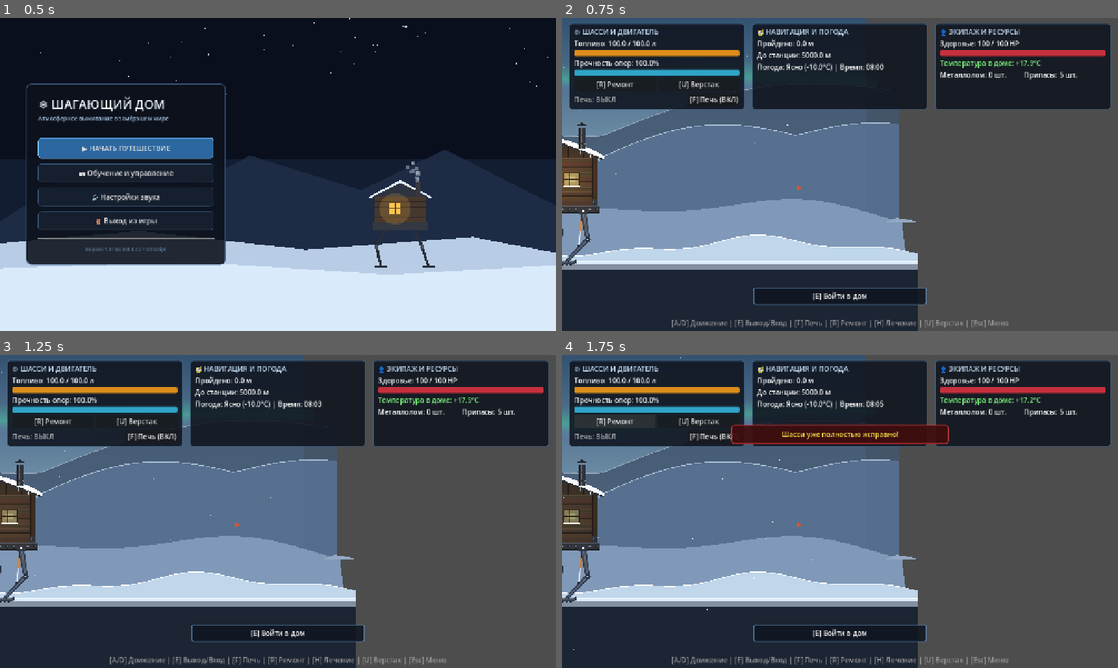
Above: before the commit, frames 1-4 (two rows, left to right).
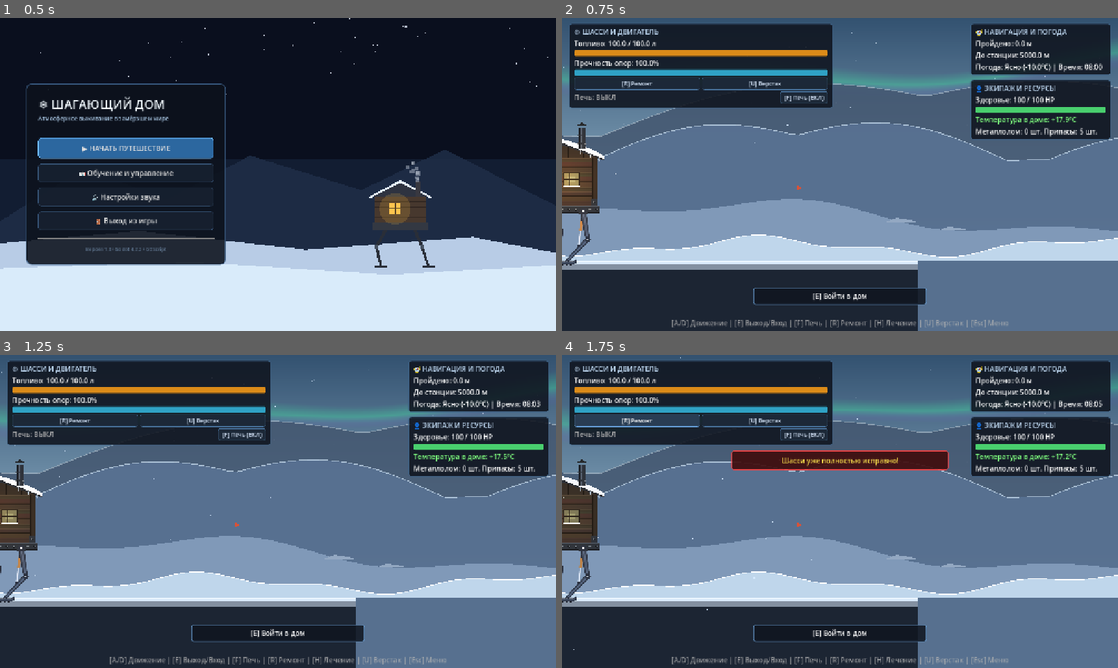
Above: after the commit, the same moments.

Repository: xsitraxs/walking-house
Game: Godot game, scene res://scenes/ui/MainMenu.tscn
Two runs of this game, one before a commit and one after it. Both use one fixed random seed, a clock stepped at 60 frames per second and the inputs below.
Inputs:
- Up to frame 1 (0.5 s): no input
- Up to frame 2 (0.75 s): click "▶ НАЧАТЬ ПУТЕШЕСТВИЕ" at 0.5 s
- Up to frame 3 (1.25 s): no input
- Up to frame 4 (1.75 s): click "[R] Ремонт" at 1.25 s

Frame 1 is identical in both runs. In frame 2, 40% of the frame differs, in the area x 0-100%, y 0-100%; in frame 3, 40%; in frame 4, 43%.

Commit message:
fix(ui): переработан HUD — раскладка 2 колонки, читаемые бары, тёмные кнопки
- HUD: три равные панели -> две колонки (механика слева, экипаж и
  навигация справа); TopMargin больше не обрезает строку печи
- HealthBar: цвет fill зависит от уровня HP (зелёный/жёлтый/красный)
  вместо постоянного красного при 100 HP
- кнопки [R]/[U]/[F]: кастомные stylebox normal/hover/pressed/disabled
  вместо дефолтной светлой темы Godot на тёмных панелях
- прогресс-бары: добавлена подложка (background), пустая часть больше
  не сливается с панелью
- _build_procedural_ui приведён в соответствие с новой сценой
- AlertBanner сдвинут под панели (y 160 -> 220), чтобы не перекрывать
  левую колонку
- параллакс-слои: окно отрисовки +-750 -> +-1400 px, справа больше не
  проступает серый clear color окна
- задан environment/defaults/default_clear_color под цвет неба

Co-authored-by: arena-agent <297053741+arena-agent@users.noreply.github.com>

Diff:
--- a/project.godot
+++ b/project.godot
@@ -24,6 +24,7 @@
 renderer/rendering_method="gl_compatibility"
 renderer/rendering_method.mobile="gl_compatibility"
 textures/canvas_textures/default_texture_filter=1
+environment/defaults/default_clear_color=Color(0.34, 0.44, 0.56, 1)
 
 [autoload]
 
--- a/scenes/ui/HUD.tscn
+++ b/scenes/ui/HUD.tscn
@@ -54,8 +54,9 @@
 [node name="TopMargin" type="MarginContainer" parent="RootControl"]
 layout_mode = 1
 anchors_preset = 10
-anchor_right = 1.0
-offset_bottom = 130.0
+anchor_right = 0.0
+offset_right = 640.0
+offset_bottom = 208.0
 grow_horizontal = 2
 theme_override_constants/margin_left = 16
 theme_override_constants/margin_top = 12
@@ -66,6 +67,7 @@
 theme_override_constants/separation = 16
 
 [node name="HousePanel" type="PanelContainer" parent="RootControl/TopMargin/MainHBox"]
+custom_minimum_size = Vector2(300, 0)
 layout_mode = 2
 size_flags_horizontal = 3
 theme_override_styles/panel = SubResource("StyleBoxFlat_frosted")
@@ -132,73 +134,91 @@
 layout_mode = 2
 text = "[F] Печь"
 
-[node name="NavPanel" type="PanelContainer" parent="RootControl/TopMargin/MainHBox"]
+[node name="SideMargin" type="MarginContainer" parent="RootControl"]
+layout_mode = 1
+anchors_preset = 1
+anchor_left = 1.0
+anchor_right = 1.0
+offset_left = -340.0
+offset_top = 12.0
+offset_bottom = 208.0
+grow_horizontal = 0
+theme_override_constants/margin_left = 0
+theme_override_constants/margin_top = 0
+theme_override_constants/margin_right = 16
+theme_override_constants/margin_bottom = 0
+
+[node name="SideVBox" type="VBoxContainer" parent="RootControl/SideMargin"]
+layout_mode = 2
+theme_override_constants/separation = 10
+
+[node name="NavPanel" type="PanelContainer" parent="RootControl/SideMargin/SideVBox"]
 layout_mode = 2
 size_flags_horizontal = 3
 theme_override_styles/panel = SubResource("StyleBoxFlat_frosted")
 
-[node name="VBox" type="VBoxContainer" parent="RootControl/TopMargin/MainHBox/NavPanel"]
+[node name="VBox" type="VBoxContainer" parent="RootControl/SideMargin/SideVBox/NavPanel"]
 layout_mode = 2
 theme_override_constants/separation = 4
 
-[node name="Title" type="Label" parent="RootControl/TopMargin/MainHBox/NavPanel/VBox"]
+[node name="Title" type="Label" parent="RootControl/SideMargin/SideVBox/NavPanel/VBox"]
 modulate = Color(0.75, 0.85, 0.95, 1)
 layout_mode = 2
 text = "🧭 НАВИГАЦИЯ И ПОГОДА"
 
-[node name="DistTraveledLabel" type="Label" parent="RootControl/TopMargin/MainHBox/NavPanel/VBox"]
+[node name="DistTraveledLabel" type="Label" parent="RootControl/SideMargin/SideVBox/NavPanel/VBox"]
 layout_mode = 2
 text = "Пройдено: 0.0 м"
 
-[node name="DistRemainingLabel" type="Label" parent="RootControl/TopMargin/MainHBox/NavPanel/VBox"]
+[node name="DistRemainingLabel" type="Label" parent="RootControl/SideMargin/SideVBox/NavPanel/VBox"]
 layout_mode = 2
 text = "До станции: 5000.0 м"
 
-[node name="WeatherLabel" type="Label" parent="RootControl/TopMargin/MainHBox/NavPanel/VBox"]
+[node name="WeatherLabel" type="Label" parent="RootControl/SideMargin/SideVBox/NavPanel/VBox"]
 layout_mode = 2
 text = "Погода: Ясно (-15.0°C)"
 
-[node name="CrewPanel" type="PanelContainer" parent="RootControl/TopMargin/MainHBox"]
+[node name="CrewPanel" type="PanelContainer" parent="RootControl/SideMargin/SideVBox"]
 layout_mode = 2
 size_flags_horizontal = 3
 theme_override_styles/panel = SubResource("StyleBoxFlat_frosted")
 
-[node name="VBox" type="VBoxContainer" parent="RootControl/TopMargin/MainHBox/CrewPanel"]
+[node name="VBox" type="VBoxContainer" parent="RootControl/SideMargin/SideVBox/CrewPanel"]
 layout_mode = 2
 theme_override_constants/separation = 4
 
-[node name="Title" type="Label" parent="RootControl/TopMargin/MainHBox/CrewPanel/VBox"]
+[node name="Title" type="Label" parent="RootControl/SideMargin/SideVBox/CrewPanel/VBox"]
 modulate = Color(0.75, 0.85, 0.95, 1)
 layout_mode = 2
 text = "👤 ЭКИПАЖ И РЕСУРСЫ"
 
-[node name="HealthContainer" type="VBoxContainer" parent="RootControl/TopMargin/MainHBox/CrewPanel/VBox"]
-layout_mode = 2
-
-[node name="HealthLabel" type="Label" parent="RootControl/TopMargin/MainHBox/CrewPanel/VBox/HealthContainer"]
+[node name="HealthContainer" type="VBoxContainer" parent="RootControl/SideMargin/SideVBox/CrewPanel/VBox"]
+layout_mode = 2
+
+[node name="HealthLabel" type="Label" parent="RootControl/SideMargin/SideVBox/CrewPanel/VBox/HealthContainer"]
 layout_mode = 2
 text = "Здоровье: 100 / 100 HP"
 
-[node name="HealthBar" type="ProgressBar" parent="RootControl/TopMargin/MainHBox/CrewPanel/VBox"]
+[node name="HealthBar" type="ProgressBar" parent="RootControl/SideMargin/SideVBox/CrewPanel/VBox"]
 custom_minimum_size = Vector2(0, 14)
 layout_mode = 2
 theme_override_styles/fill = SubResource("StyleBoxFlat_health")
 value = 100.0
 show_percentage = false
 
-[node name="CabinTempLabel" type="Label" parent="RootControl/TopMargin/MainHBox/CrewPanel/VBox"]
+[node name="CabinTempLabel" type="Label" parent="RootControl/SideMargin/SideVBox/CrewPanel/VBox"]
 layout_mode = 2
 text = "Температура в доме: +18.0°C"
 
-[node name="ResHBox" type="HBoxContainer" parent="RootControl/TopMargin/MainHBox/CrewPanel/VBox"]
-layout_mode = 2
-
-[node name="ScrapLabel" type="Label" parent="RootControl/TopMargin/MainHBox/CrewPanel/VBox/ResHBox"]
+[node name="ResHBox" type="HBoxContainer" parent="RootControl/SideMargin/SideVBox/CrewPanel/VBox"]
+layout_mode = 2
+
+[node name="ScrapLabel" type="Label" parent="RootControl/SideMargin/SideVBox/CrewPanel/VBox/ResHBox"]
 layout_mode = 2
 size_flags_horizontal = 3
 text = "Металлолом: 0 шт."
 
-[node name="SuppliesLabel" type="Label" parent="RootControl/TopMargin/MainHBox/CrewPanel/VBox/ResHBox"]
+[node name="SuppliesLabel" type="Label" parent="RootControl/SideMargin/SideVBox/CrewPanel/VBox/ResHBox"]
 layout_mode = 2
 size_flags_horizontal = 3
 text = "Припасы: 5 шт."
@@ -210,9 +230,9 @@
 anchor_left = 0.5
 anchor_right = 0.5
 offset_left = -250.0
-offset_top = 160.0
+offset_top = 220.0
 offset_right = 250.0
-offset_bottom = 205.0
+offset_bottom = 265.0
 grow_horizontal = 2
 
 [node name="AlertLabel" type="Label" parent="RootControl/AlertBanner"]
--- a/scripts/ui/HUD.gd
+++ b/scripts/ui/HUD.gd
@@ -14,27 +14,27 @@
 @onready var fuel_bar: ProgressBar = get_node_or_null("RootControl/TopMargin/MainHBox/HousePanel/VBox/FuelContainer/FuelBar")
 
 # Indicator 2: Металлолом
-@onready var scrap_label: Label = get_node_or_null("RootControl/TopMargin/MainHBox/CrewPanel/VBox/ResHBox/ScrapLabel")
+@onready var scrap_label: Label = get_node_or_null("RootControl/SideMargin/SideVBox/CrewPanel/VBox/ResHBox/ScrapLabel")
 
 # Indicator 3: Припасы
-@onready var supplies_label: Label = get_node_or_null("RootControl/TopMargin/MainHBox/CrewPanel/VBox/ResHBox/SuppliesLabel")
+@onready var supplies_label: Label = get_node_or_null("RootControl/SideMargin/SideVBox/CrewPanel/VBox/ResHBox/SuppliesLabel")
 
 # Indicator 4: Прочность опор
 @onready var legs_label: Label = get_node_or_null("RootControl/TopMargin/MainHBox/HousePanel/VBox/LegsContainer/LegsLabel")
 @onready var legs_bar: ProgressBar = get_node_or_null("RootControl/TopMargin/MainHBox/HousePanel/VBox/LegsContainer/LegsBar")
 
 # Indicator 5: Температура в доме
-@onready var cabin_temp_label: Label = get_node_or_null("RootControl/TopMargin/MainHBox/CrewPanel/VBox/CabinTempLabel")
+@onready var cabin_temp_label: Label = get_node_or_null("RootControl/SideMargin/SideVBox/CrewPanel/VBox/CabinTempLabel")
 
 # Indicator 6: Здоровье
-@onready var health_label: Label = get_node_or_null("RootControl/TopMargin/MainHBox/CrewPanel/VBox/HealthContainer/HealthLabel")
-@onready var health_bar: ProgressBar = get_node_or_null("RootControl/TopMargin/MainHBox/CrewPanel/VBox/HealthBar")
+@onready var health_label: Label = get_node_or_null("RootControl/SideMargin/SideVBox/CrewPanel/VBox/HealthContainer/HealthLabel")
+@onready var health_bar: ProgressBar = get_node_or_null("RootControl/SideMargin/SideVBox/CrewPanel/VBox/HealthBar")
 
 # Indicator 7: Пройдено (м)
-@onready var distance_traveled_label: Label = get_node_or_null("RootControl/TopMargin/MainHBox/NavPanel/VBox/DistTraveledLabel")
+@onready var distance_traveled_label: Label = get_node_or_null("RootControl/SideMargin/SideVBox/NavPanel/VBox/DistTraveledLabel")
 
 # Indicator 8: До станции (м)
-@onready var distance_remaining_label: Label = get_node_or_null("RootControl/TopMargin/MainHBox/NavPanel/VBox/DistRemainingLabel")
+@onready var distance_remaining_label: Label = get_node_or_null("RootControl/SideMargin/SideVBox/NavPanel/VBox/DistRemainingLabel")
 
 # Indicator 9: Печь (ВКЛ/ВЫКЛ)
 @onready var stove_label: Label = get_node_or_null("RootControl/TopMargin/MainHBox/HousePanel/VBox/StoveContainer/StoveLabel")
@@ -45,7 +45,7 @@
 @onready var upgrades_button: Button = get_node_or_null("RootControl/TopMargin/MainHBox/HousePanel/VBox/MaintenanceHBox/UpgradesButton")
 
 # Indicator 10: Погода
-@onready var weather_label: Label = get_node_or_null("RootControl/TopMargin/MainHBox/NavPanel/VBox/WeatherLabel")
+@onready var weather_label: Label = get_node_or_null("RootControl/SideMargin/SideVBox/NavPanel/VBox/WeatherLabel")
 
 # Supplementary UI Elements
 @onready var alert_banner: PanelContainer = get_node_or_null("RootControl/AlertBanner")
@@ -91,33 +91,33 @@
 	if fuel_bar == null:
 		fuel_bar = get_node_or_null("RootControl/TopMargin/MainHBox/HousePanel/VBox/FuelContainer/FuelBar")
 	if scrap_label == null:
-		scrap_label = get_node_or_null("RootControl/TopMargin/MainHBox/CrewPanel/VBox/ResHBox/ScrapLabel")
+		scrap_label = get_node_or_null("RootControl/SideMargin/SideVBox/CrewPanel/VBox/ResHBox/ScrapLabel")
 		if scrap_label == null:
-			scrap_label = get_node_or_null("RootControl/TopMargin/MainHBox/CrewPanel/VBox/ScrapLabel")
+			scrap_label = get_node_or_null("RootControl/SideMargin/SideVBox/CrewPanel/VBox/ScrapLabel")
 	if supplies_label == null:
-		supplies_label = get_node_or_null("RootControl/TopMargin/MainHBox/CrewPanel/VBox/ResHBox/SuppliesLabel")
+		supplies_label = get_node_or_null("RootControl/SideMargin/SideVBox/CrewPanel/VBox/ResHBox/SuppliesLabel")
 		if supplies_label == null:
-			supplies_label = get_node_or_null("RootControl/TopMargin/MainHBox/CrewPanel/VBox/SuppliesLabel")
+			supplies_label = get_node_or_null("RootControl/SideMargin/SideVBox/CrewPanel/VBox/SuppliesLabel")
 	if legs_label == null:
 		legs_label = get_node_or_null("RootControl/TopMargin/MainHBox/HousePanel/VBox/LegsContainer/LegsLabel")
 	if legs_bar == null:
 		legs_bar = get_node_or_null("RootControl/TopMargin/MainHBox/HousePanel/VBox/LegsContainer/LegsBar")
 	if cabin_temp_label == null:
-		cabin_temp_label = get_node_or_null("RootControl/TopMargin/MainHBox/CrewPanel/VBox/CabinTempLabel")
+		cabin_temp_label = get_node_or_null("RootControl/SideMargin/SideVBox/CrewPanel/VBox/CabinTempLabel")
 	if health_label == null:
-		health_label = get_node_or_null("RootControl/TopMargin/MainHBox/CrewPanel/VBox/HealthContainer/HealthLabel")
+		health_label = get_node_or_null("RootControl/SideMargin/SideVBox/CrewPanel/VBox/HealthContainer/HealthLabel")
 	if health_bar == null:
-		health_bar = get_node_or_null("RootControl/TopMargin/MainHBox/CrewPanel/VBox/HealthBar")
+		health_bar = get_node_or_null("RootControl/SideMargin/SideVBox/CrewPanel/VBox/HealthBar")
 	if distance_traveled_label == null:
-		distance_traveled_label = get_node_or_null("RootControl/TopMargin/MainHBox/NavPanel/VBox/DistTraveledLabel")
+		distance_traveled_label = get_node_or_null("RootControl/SideMargin/SideVBox/NavPanel/VBox/DistTraveledLabel")
 	if distance_remaining_label == null:
-		distance_remaining_label = get_node_or_null("RootControl/TopMargin/MainHBox/NavPanel/VBox/DistRemainingLabel")
+		distance_remaining_label = get_node_or_null("RootControl/SideMargin/SideVBox/NavPanel/VBox/DistRemainingLabel")
 	if stove_label == null:
 		stove_label = get_node_or_null("RootControl/TopMargin/MainHBox/HousePanel/VBox/StoveContainer/StoveLabel")
 	if stove_button == null:
 		stove_button = get_node_or_null("RootControl/TopMargin/MainHBox/HousePanel/VBox/StoveContainer/StoveButton")
 	if weather_label == null:
-		weather_label = get_node_or_null("RootControl/TopMargin/MainHBox/NavPanel/VBox/WeatherLabel")
+		weather_label = get_node_or_null("RootControl/SideMargin/SideVBox/NavPanel/VBox/WeatherLabel")
 	if alert_banner == null:
 		alert_banner = get_node_or_null("RootControl/AlertBanner")
 	if alert_label == null:
@@ -184,12 +184,68 @@
 	sb.corner_radius_bottom_left = 4
 	return sb
 
+func _create_button_stylebox(bg: Color, border: Color) -> StyleBoxFlat:
+	var sb: StyleBoxFlat = StyleBoxFlat.new()
+	sb.bg_color = bg
+	sb.border_width_left = 1
+	sb.border_width_top = 1
+	sb.border_width_right = 1
+	sb.border_width_bottom = 1
+	sb.border_color = border
+	sb.corner_radius_top_left = 4
+	sb.corner_radius_top_right = 4
+	sb.corner_radius_bottom_right = 4
+	sb.corner_radius_bottom_left = 4
+	sb.content_margin_left = 10.0
+	sb.content_margin_right = 10.0
+	sb.content_margin_top = 5.0
+	sb.content_margin_bottom = 5.0
+	return sb
+
+func _style_button(btn: Button) -> void:
+	if btn == null:
+		return
+	btn.add_theme_stylebox_override("normal", _create_button_stylebox(
+		Color(0.11, 0.16, 0.22, 0.95), Color(0.28, 0.44, 0.60, 0.85)))
+	btn.add_theme_stylebox_override("hover", _create_button_stylebox(
+		Color(0.16, 0.24, 0.33, 1.0), Color(0.40, 0.62, 0.85, 1.0)))
+	btn.add_theme_stylebox_override("pressed", _create_button_stylebox(
+		Color(0.09, 0.13, 0.18, 1.0), Color(0.30, 0.48, 0.66, 1.0)))
+	btn.add_theme_stylebox_override("disabled", _create_button_stylebox(
+		Color(0.09, 0.11, 0.14, 0.70), Color(0.20, 0.24, 0.30, 0.60)))
+	btn.add_theme_color_override("font_color", Color(0.86, 0.92, 1.0))
+	btn.add_theme_color_override("font_hover_color", Color(1.0, 1.0, 1.0))
+	btn.add_theme_color_override("font_disabled_color", Color(0.45, 0.50, 0.56))
+	btn.add_theme_font_size_override("font_size", 13)
+
+func _style_bar(bar: ProgressBar) -> void:
+	if bar == null:
+		return
+	# Без подложки незаполненная часть бара сливается с панелью и «плавает».
+	var bg: StyleBoxFlat = StyleBoxFlat.new()
+	bg.bg_color = Color(0.03, 0.05, 0.08, 0.85)
+	bg.corner_radius_top_left = 4
+	bg.corner_radius_top_right = 4
+	bg.corner_radius_bottom_right = 4
+	bg.corner_radius_bottom_left = 4
+	bar.add_theme_stylebox_override("background", bg)
+
 func _apply_dark_frosted_theme() -> void:
 	var frosted_box = _create_dark_frosted_stylebox()
-	for panel_name in ["HousePanel", "NavPanel", "CrewPanel"]:
-		var p: PanelContainer = get_node_or_null("RootControl/TopMargin/MainHBox/" + panel_name)
+	var panel_paths: Array[String] = [
+		"RootControl/TopMargin/MainHBox/HousePanel",
+		"RootControl/SideMargin/SideVBox/NavPanel",
+		"RootControl/SideMargin/SideVBox/CrewPanel",
+	]
+	for panel_path in panel_paths:
+		var p: PanelContainer = get_node_or_null(panel_path)
 		if p != null:
 			p.add_theme_stylebox_override("panel", frosted_box)
+
+	for btn in [repair_button, upgrades_button, stove_button]:
+		_style_button(btn)
+	for bar in [fuel_bar, legs_bar, health_bar]:
+		_style_bar(bar)
 
 	if alert_banner != null:
 		var alert_box: StyleBoxFlat = _create_dark_frosted_stylebox(0.92)
@@ -212,18 +268,33 @@
 	root_control.mouse_filter = Control.MOUSE_FILTER_IGNORE
 	add_child(root_control)
 
+	# Левая колонка: механика дома. Фиксированная ширина, чтобы длинные
+	# значения ("Топливо: 91.5 / 100.0 л") не распирали панель на пол-экрана.
 	var top_margin: MarginContainer = MarginContainer.new()
 	top_margin.name = "TopMargin"
-	top_margin.set_anchors_preset(Control.PRESET_TOP_WIDE)
+	top_margin.set_anchors_preset(Control.PRESET_TOP_LEFT)
+	top_margin.size = Vector2(640.0, 208.0)
 	top_margin.add_theme_constant_override("margin_left", 16)
 	top_margin.add_theme_constant_override("margin_top", 12)
-	top_margin.add_theme_constant_override("margin_right", 16)
 	root_control.add_child(top_margin)
 
 	var main_hbox: HBoxContainer = HBoxContainer.new()
 	main_hbox.name = "MainHBox"
 	main_hbox.add_theme_constant_override("separation", 16)
 	top_margin.add_child(main_hbox)
+
+	# Правая колонка: навигация и экипаж, прижата к правому краю.
+	var side_margin: MarginContainer = MarginContainer.new()
+	side_margin.name = "SideMargin"
+	side_margin.set_anchors_preset(Control.PRESET_TOP_RIGHT)
+	side_margin.size = Vector2(340.0, 208.0)
+	side_margin.add_theme_constant_override("margin_right", 16)
+	root_control.add_child(side_margin)
+
+	var side_vbox: VBoxContainer = VBoxContainer.new()
+	side_vbox.name = "SideVBox"
+	side_vbox.add_theme_constant_override("separation", 10)
+	side_margin.add_child(side_vbox)
 
 	# 1. House Panel (Шасси и двигатель)
 	var house_panel: PanelContainer = PanelContainer.new()
@@ -305,7 +376,7 @@
 	var nav_panel: PanelContainer = PanelContainer.new()
 	nav_panel.name = "NavPanel"
 	nav_panel.size_flags_horizontal = Control.SIZE_EXPAND_FILL
-	main_hbox.add_child(nav_panel)
+	side_vbox.add_child(nav_panel)
 
 	var nav_vbox: VBoxContainer = VBoxContainer.new()
 	nav_vbox.name = "VBox"
@@ -335,7 +406,7 @@
 	var crew_panel: PanelContainer = PanelContainer.new()
 	crew_panel.name = "CrewPanel"
 	crew_panel.size_flags_horizontal = Control.SIZE_EXPAND_FILL
-	main_hbox.add_child(crew_panel)
+	side_vbox.add_child(crew_panel)
 
 	var crew_vbox: VBoxContainer = VBoxContainer.new()
 	crew_vbox.name = "VBox"
@@ -360,7 +431,7 @@
 	health_bar.value = 100.0
 	health_bar.custom_minimum_size = Vector2(0, 14)
 	health_bar.show_percentage = false
-	health_bar.add_theme_stylebox_override("fill", _create_bar_fill_stylebox(Color(0.85, 0.20, 0.25, 0.9)))
+	health_bar.add_theme_stylebox_override("fill", _create_bar_fill_stylebox(Color(0.30, 0.85, 0.45, 0.95)))
 	crew_vbox.add_child(health_bar)
 
 	cabin_temp_label = Label.new()
@@ -561,6 +632,16 @@
 	if health_bar != null:
 		health_bar.max_value = max_hp
 		health_bar.value = hp
+		# Красная полоса на полном HP читается как «критично». Цвет по уровню.
+		var frac: float = hp / max_hp if max_hp > 0.0 else 0.0
+		var fill_col: Color
+		if frac > 0.6:
+			fill_col = Color(0.30, 0.85, 0.45, 0.95)
+		elif frac > 0.3:
+			fill_col = Color(0.95, 0.75, 0.20, 0.95)
+		else:
+			fill_col = Color(0.88, 0.24, 0.26, 0.95)
+		health_bar.add_theme_stylebox_override("fill", _create_bar_fill_stylebox(fill_col))
 	if health_label != null:
 		health_label.text = "Здоровье: %d / %d HP" % [int(hp), int(max_hp)]
 		if hp < 25.0:
--- a/scripts/world/DunesCanvas.gd
+++ b/scripts/world/DunesCanvas.gd
@@ -1,6 +1,11 @@
 # scripts/world/DunesCanvas.gd
 class_name DunesCanvas
 extends Node2D
+
+## Полуширина окна отрисовки в экранных координатах. Слой, который уже
+## скомпенсирован по cam.x, всё равно должен покрывать весь вьюпорт
+## (1280 px) с запасом, иначе справа/слева проступает clear color окна.
+const PARALLAX_SPAN: float = 1400.0
 
 ## Rapid foreground snow dunes and wind-carved drifts sitting directly behind the track line.
 ## Motion scale: (0.60, 0.0).
@@ -19,8 +24,8 @@
 		cam = get_viewport().get_camera_2d()
 	var cx: float = cam.global_position.x if cam != null else 0.0
 	var local_cam_x: float = cx * 0.60
-	var left_x: float = local_cam_x - 750.0
-	var right_x: float = local_cam_x + 750.0
+	var left_x: float = local_cam_x - PARALLAX_SPAN
+	var right_x: float = local_cam_x + PARALLAX_SPAN
 
 	var pal: Dictionary = biome_mgr.get_active_palette() if biome_mgr != null else {}
 	var c_dune: Color = pal.get("dunes_tint", Color(0.75, 0.84, 0.92))
--- a/scripts/world/MidgroundCanvas.gd
+++ b/scripts/world/MidgroundCanvas.gd
@@ -1,6 +1,11 @@
 # scripts/world/MidgroundCanvas.gd
 class_name MidgroundCanvas
 extends Node2D
+
+## Полуширина окна отрисовки в экранных координатах. Слой, который уже
+## скомпенсирован по cam.x, всё равно должен покрывать весь вьюпорт
+## (1280 px) с запасом, иначе справа/слева проступает clear color окна.
+const PARALLAX_SPAN: float = 1400.0
 
 ## Procedural midground rolling hills and biome-specific visual storytelling props.
 ## Renders ruined tents, weathered posts, scrap cranes, dead pines, and outpost towers.
@@ -22,8 +27,8 @@
 		cam = get_viewport().get_camera_2d()
 	var cx: float = cam.global_position.x if cam != null else 0.0
 	var local_cam_x: float = cx * 0.25
-	var left_x: float = local_cam_x - 750.0
-	var right_x: float = local_cam_x + 750.0
+	var left_x: float = local_cam_x - PARALLAX_SPAN
+	var right_x: float = local_cam_x + PARALLAX_SPAN
 
 	var pal: Dictionary = biome_mgr.get_active_palette() if biome_mgr != null else {}
 	var c_mid: Color = pal.get("midground_tint", Color(0.50, 0.60, 0.72))
--- a/scripts/world/MountainCanvas.gd
+++ b/scripts/world/MountainCanvas.gd
@@ -1,6 +1,11 @@
 # scripts/world/MountainCanvas.gd
 class_name MountainCanvas
 extends Node2D
+
+## Полуширина окна отрисовки в экранных координатах. Слой, который уже
+## скомпенсирован по cam.x, всё равно должен покрывать весь вьюпорт
+## (1280 px) с запасом, иначе справа/слева проступает clear color окна.
+const PARALLAX_SPAN: float = 1400.0
 
 ## Procedural distant alpine crags, jagged peaks & atmospheric depth.
 ## Motion scale: (0.08, 0.0).
@@ -19,8 +24,8 @@
 		cam = get_viewport().get_camera_2d()
 	var cx: float = cam.global_position.x if cam != null else 0.0
 	var local_cam_x: float = cx * 0.08
-	var left_x: float = local_cam_x - 750.0
-	var right_x: float = local_cam_x + 750.0
+	var left_x: float = local_cam_x - PARALLAX_SPAN
+	var right_x: float = local_cam_x + PARALLAX_SPAN
 
 	var pal: Dictionary = biome_mgr.get_active_palette() if biome_mgr != null else {}
 	var c_mount: Color = pal.get("mountain_tint", Color(0.35, 0.45, 0.58, 0.85))
--- a/scripts/world/SkyCanvas.gd
+++ b/scripts/world/SkyCanvas.gd
@@ -1,6 +1,11 @@
 # scripts/world/SkyCanvas.gd
 class_name SkyCanvas
 extends Node2D
+
+## Полуширина окна отрисовки в экранных координатах. Слой, который уже
+## скомпенсирован по cam.x, всё равно должен покрывать весь вьюпорт
+## (1280 px) с запасом, иначе справа/слева проступает clear color окна.
+const PARALLAX_SPAN: float = 1400.0
 
 ## Procedural sky dome, twinkling star field & flowing Aurora Borealis curtains.
 ## Motion scale: (0.02, 0.0).
@@ -29,8 +34,8 @@
 		cam = get_viewport().get_camera_2d()
 	var cx: float = cam.global_position.x if cam != null else 0.0
 	var local_cam_x: float = cx * 0.02
-	var left_x: float = local_cam_x - 700.0
-	var right_x: float = local_cam_x + 700.0
+	var left_x: float = local_cam_x - PARALLAX_SPAN
+	var right_x: float = local_cam_x + PARALLAX_SPAN
 
 	var pal: Dictionary = biome_mgr.get_active_palette() if biome_mgr != null else {}
 	var c_zenith: Color = pal.get("sky_zenith", Color(0.20, 0.32, 0.44))
